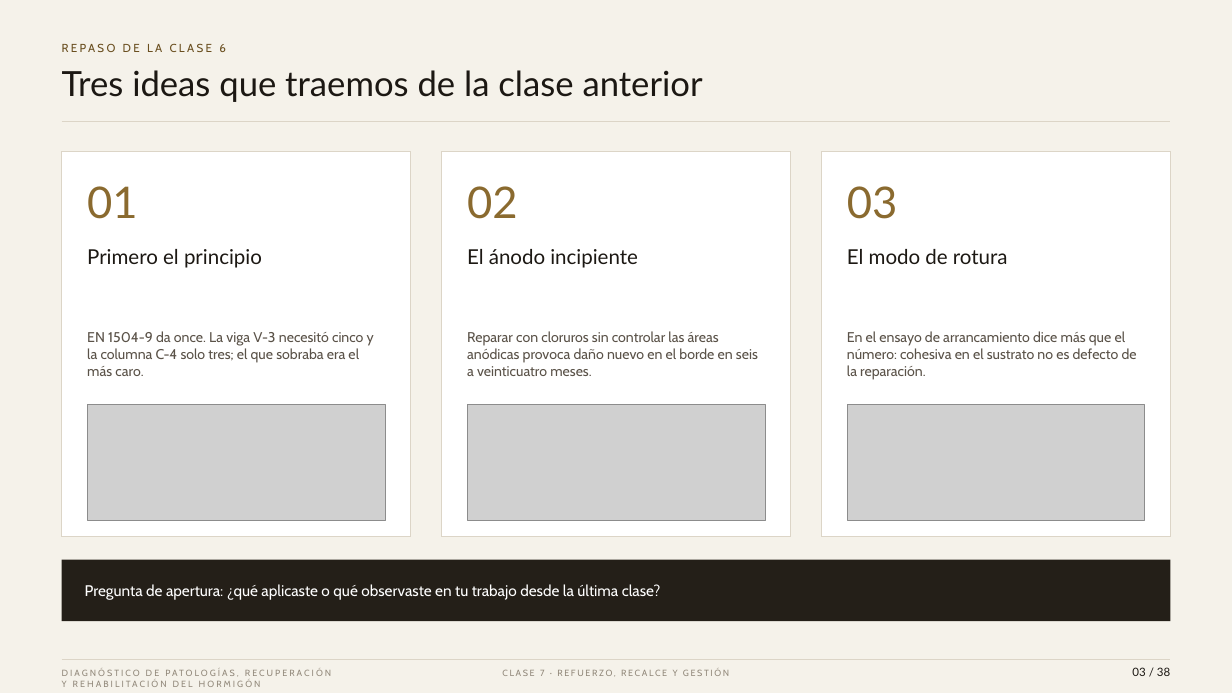
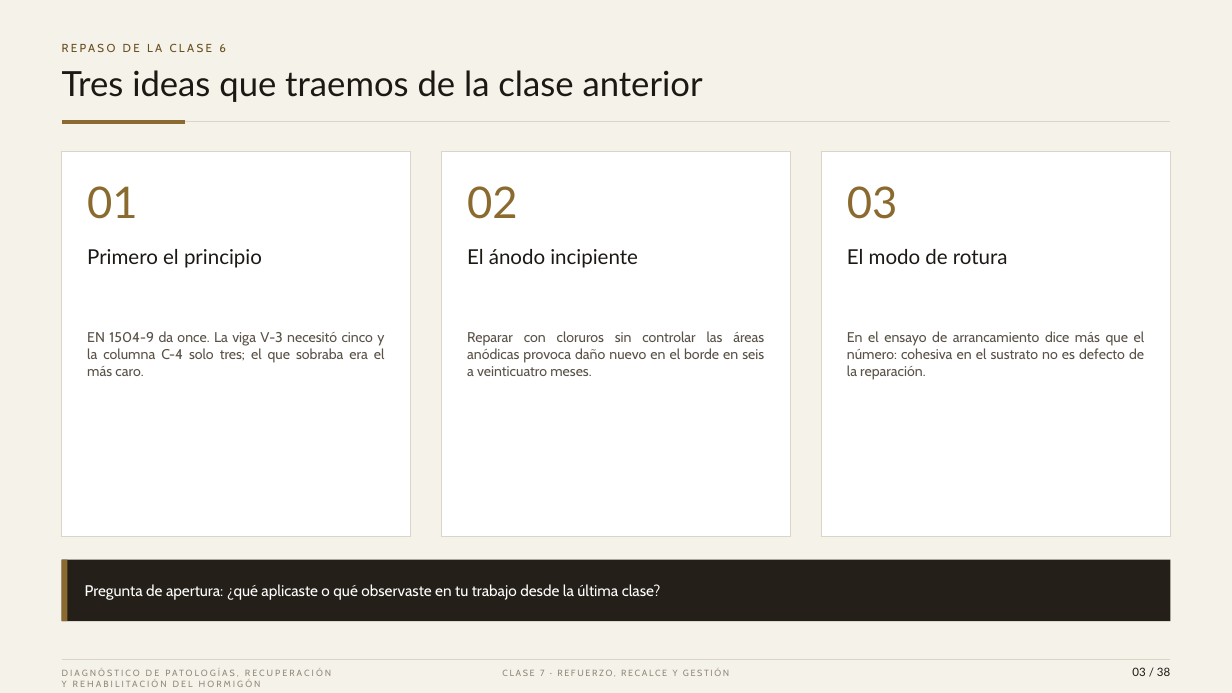
Before and after one commit to kevinyerkovc-cmd/Yerko, a slide deck: slide 3 of PH_Clase_7_Refuerzo_recalce_y_gestion.pptx. Drawn at 1232x693 pixels with LibreOffice and Linux fonts; fonts in the diff are those of the drawing; grey boxes stand for pictures. Boxes give left, top, right and bottom in pixels: in the first picture for what was removed or moved away, otherwise in the second. Text is boxed around its words. In the diff, an @@ line names an element or a change of style, - is before the commit and + after.

```diff
--- a/PH_Clase_7_Refuerzo_recalce_y_gestion.pptx
+++ b/PH_Clase_7_Refuerzo_recalce_y_gestion.pptx
@@ line added from (62, 122) to (185, 122), #8A6A2F 2.5 pt @@
@@ alignment left to justified in 3 elements at (87, 331, 385, 376), (467, 331, 764, 376), (847, 331, 1145, 380) @@
@@ picture removed at (88, 405, 385, 520) @@
@@ picture removed at (468, 405, 765, 520) @@
@@ picture removed at (848, 405, 1145, 520) @@
@@ rectangle added at (62, 560, 67, 622), fill #8A6A2F @@
```
Also in this commit, not shown: 34 other slides changed, 3 slides added, 3 slides removed, 2 other files.
